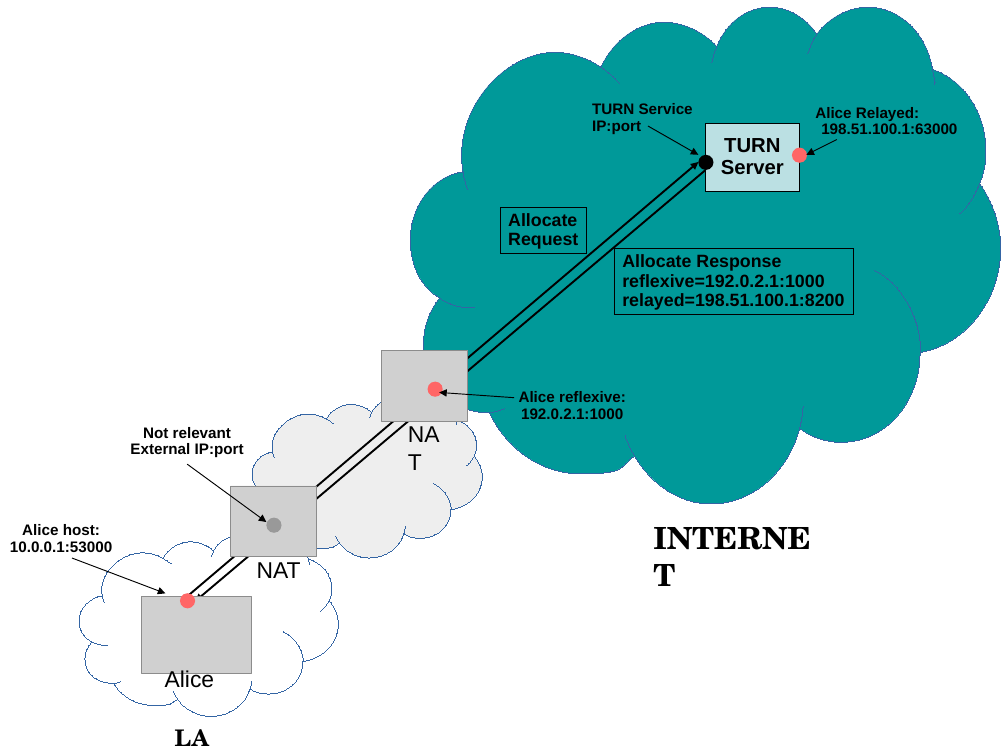
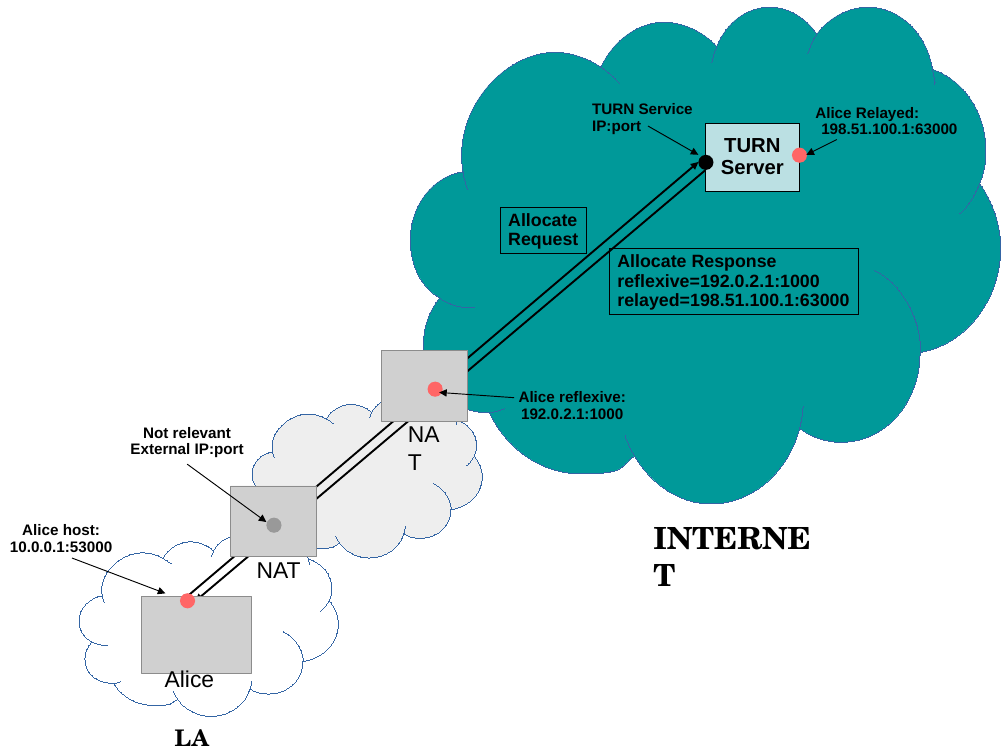
Before and after one commit to misi/codelab, a slide deck: slide 1 of source/img/turn_allocate.odp. Drawn at 1008x756 pixels with LibreOffice and Linux fonts; fonts in the diff are those of the drawing; grey boxes stand for pictures. Boxes give left, top, right and bottom in pixels: in the first picture for what was removed or moved away, otherwise in the second. Text is boxed around its words. In the diff, an @@ line names an element or a change of style, - is before the commit and + after.

```diff
--- a/source/img/turn_allocate.odp
+++ b/source/img/turn_allocate.odp
@@ rectangle "Allocate Response reflexive=192.0.2.1:1000 relayed=198.51.10 ..." resized from (x1=615, y1=249, x2=853, y2=315) to (x1=609, y1=249, x2=858, y2=315) @@
@@ text in rectangle at (x1=617, y1=254, x2=849, y2=310): text changed @@
-Allocate Response
-reflexive=192.0.2.1:1000
-relayed=198.51.100.1:8200
+Allocate Response
+reflexive=192.0.2.1:1000
+relayed=198.51.100.1:63000
```
Also in this commit, not shown: 1 other file.
